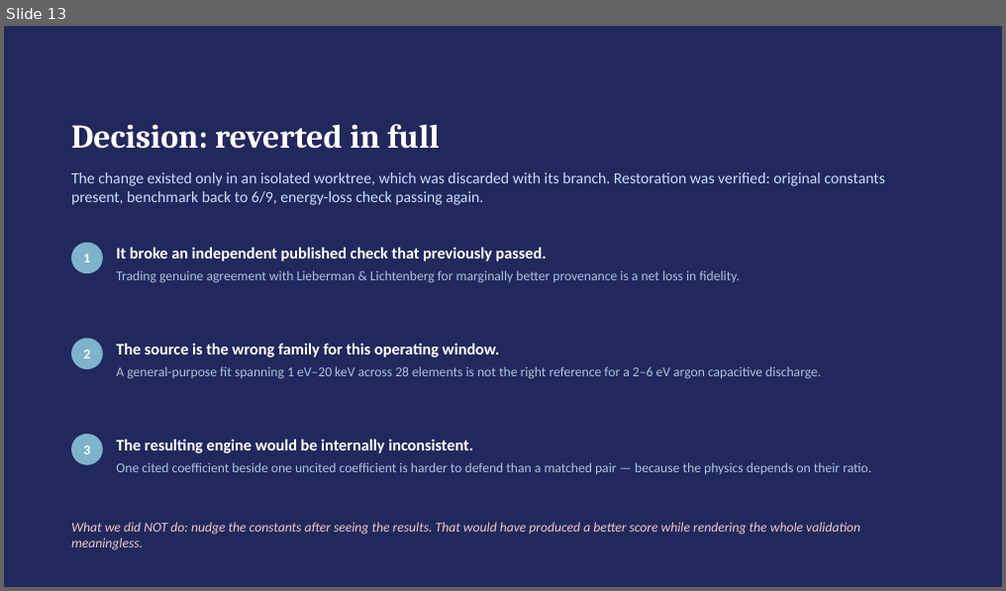
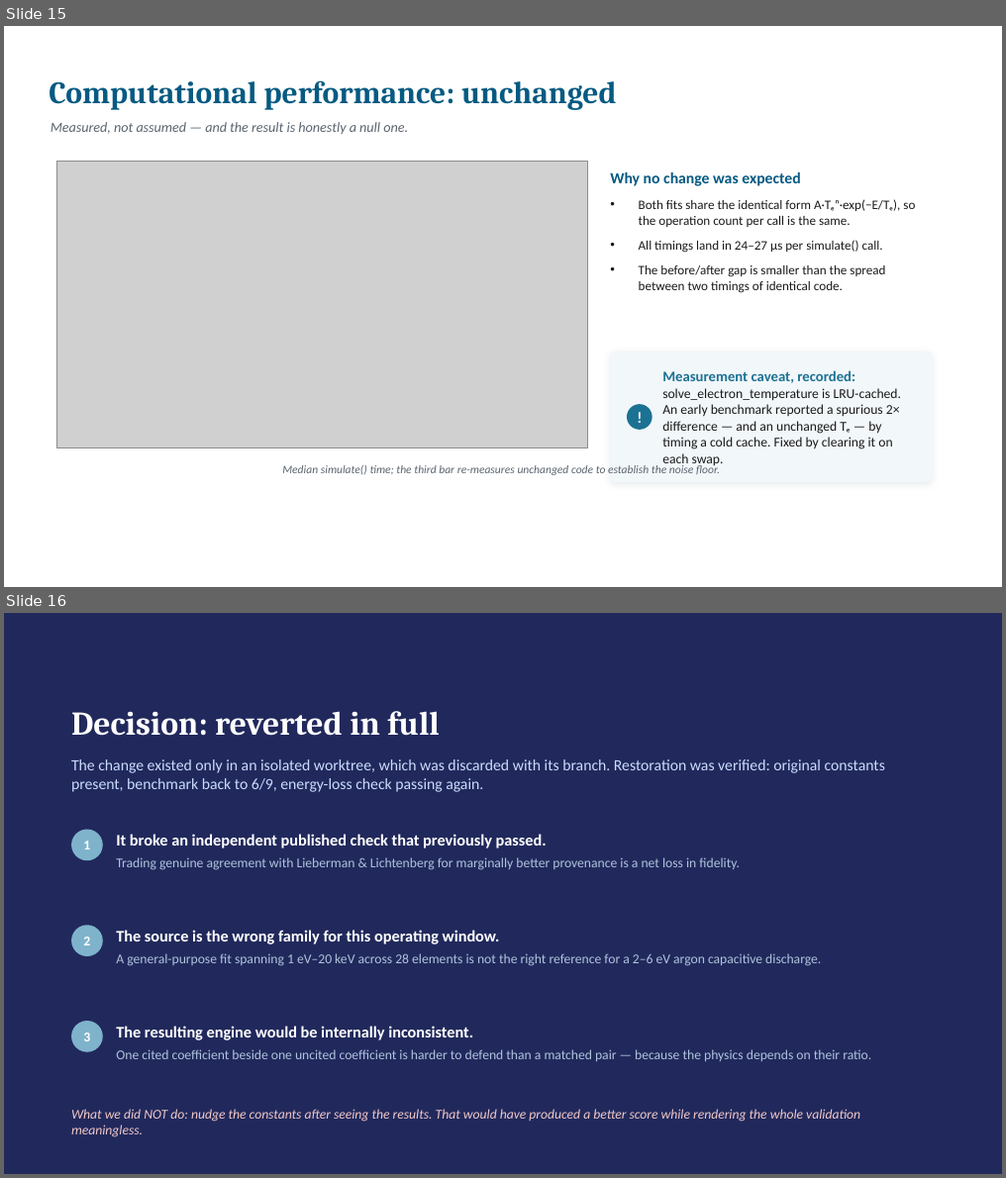
Before and after one commit to rayyantaimoor1/plasma-digital-twin, a slide deck: error_fixing_attempts/Kiz_Refit_Attempt_Presentation.pptx. Shown one above the other, each under a label of ours: slide 13 before the commit, slides 15 and 16 after it. The pictures are 1006x591 and 1006x1178 pixels, drawn with LibreOffice and Linux fonts; fonts in the diff are those of the drawing; grey boxes stand for pictures. Boxes give left, top, right and bottom in pixels: in the first picture for what was removed or moved away, otherwise in the second. Text is boxed around its words. In the diff, an @@ line names an element or a change of style, - is before the commit and + after.

```diff
--- a/error_fixing_attempts/Kiz_Refit_Attempt_Presentation.pptx
+++ b/error_fixing_attempts/Kiz_Refit_Attempt_Presentation.pptx
@@ slide 15 added at (x1=4, y1=26, x2=1002, y2=587), background #FFFFFF @@
@@ text added at (x1=49, y1=80, x2=617, y2=110), 30 pt, text #065A82, bold @@
+Computational performance: unchanged
@@ text added at (x1=51, y1=122, x2=408, y2=134), 13.5 pt, text #5A6570, italic @@
+Measured, not assumed — and the result is honestly a null one.
@@ picture added at (x1=56, y1=161, x2=588, y2=448) @@
@@ text added at (x1=610, y1=173, x2=800, y2=186), 15 pt, text #065A82, bold @@
+Why no change was expected
@@ text added at (x1=639, y1=199, x2=915, y2=293), 12.5 pt, text #1A1A1A @@
+• Both fits share the identical form A·Tₑⁿ·exp(−E/Tₑ), so the operation count per call is the same.
+• All timings land in 24–27 µs per simulate() call.
+• The before/after gap is smaller than the spread between two timings of identical code.
@@ rounded rectangle added at (x1=611, y1=352, x2=933, y2=482), fill #F2F7FA @@
@@ text added at (x1=662, y1=371, x2=901, y2=468), 13 pt, text #1A1A1A @@
+Measurement caveat, recorded: solve_electron_temperature is LRU-cached. An early benchmark reported a spurious 2× difference — and an unchanged Tₑ — by timing a cold cache. Fixed by clearing it on each swap.
@@ ellipse added at (x1=627, y1=404, x2=652, y2=430), fill #1C7293 @@
@@ text added at (x1=627, y1=404, x2=652, y2=430), 15 pt, text #FFFFFF, bold @@
+!
@@ text added at (x1=282, y1=464, x2=720, y2=475), 11 pt, text #5A6570, italic @@
+Median simulate() time; the third bar re-measures unchanged code to establish the noise floor.
@@ what was slide 13 is now slide 16 @@
```
Also in this commit, not shown: 2 other slides added, 6 other files.
